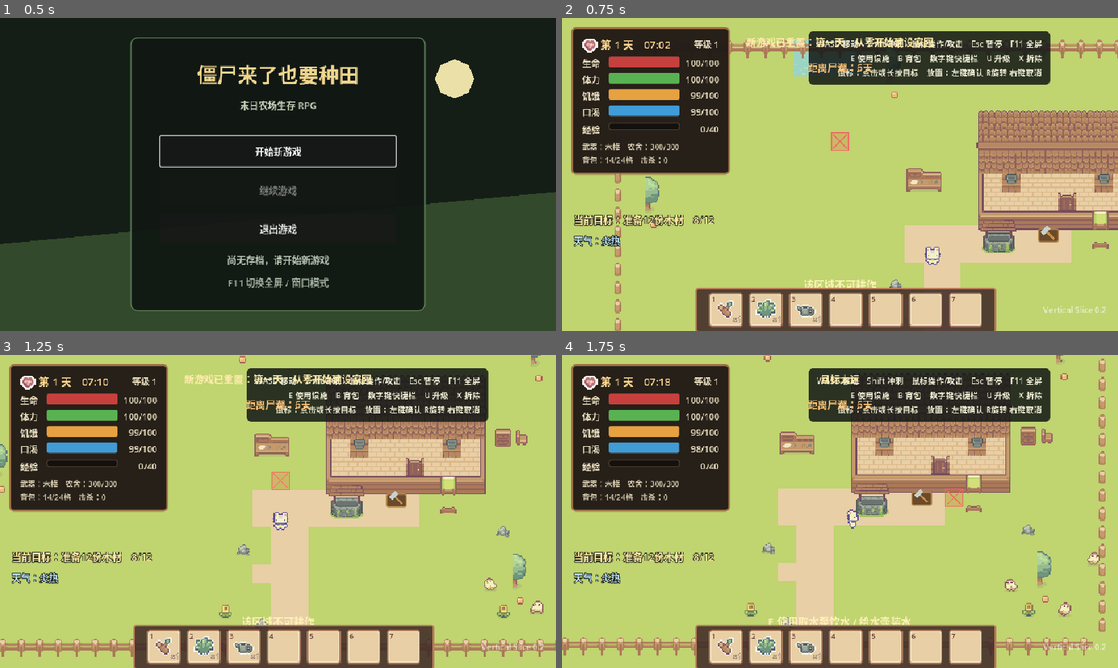
Above: before the commit, frames 1-4 (two rows, left to right).
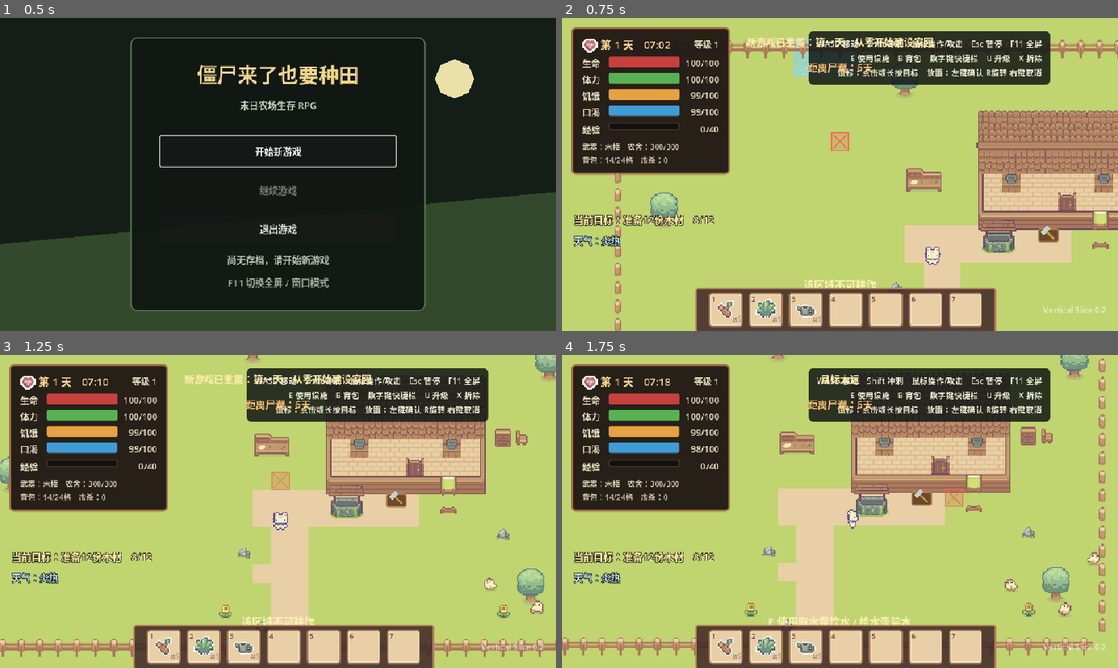
Above: after the commit, the same moments.

Repository: fanfanhappy/zombie-farm-survival
Game: Godot game, scene res://scenes/ui/main_menu.tscn
Same seed, same stepped clock (60 frames per second), same inputs: the game is played once before the commit and once after it.
Inputs (mouse positions are in pixels of both pictures, inside the frame that each line leads up to):
- Up to frame 1 (0.5 s): no input
- Up to frame 2 (0.75 s): click "开始新游戏" at 0.5 s
- Up to frame 3 (1.25 s): no input
- Up to frame 4 (1.75 s): move the mouse to (962, 495) at 1.27 s; hold D (move_right) from 1.28 s (still down); hold E (interact) from 1.28 s (still down); click (962, 495) at 1.42 s

Frame 1 is identical in both runs. In frame 2, 0.7% of the frame differs, in the area x 15-64%, y 21-87%; in frame 3, 1.3%, in the area x 0-100%, y 0-87%; in frame 4, 1.1%.

Commit message:
重构树木与石头序列帧采集过程

Diff:
--- /dev/null
+++ b/resources/animations/stone_harvest_sprite_frames.tres
@@ -0,0 +1,76 @@
+[gd_resource type="SpriteFrames" load_steps=7 format=3]
+
+[ext_resource type="Texture2D" path="res://assets/art/environment/resources/resource_stone_herb_tiles.png" id="1_texture"]
+
+[sub_resource type="AtlasTexture" id="frame_00"]
+atlas = ExtResource("1_texture")
+region = Rect2(96, 16, 32, 32)
+
+[sub_resource type="AtlasTexture" id="frame_01"]
+atlas = ExtResource("1_texture")
+region = Rect2(80, 16, 16, 16)
+
+[sub_resource type="AtlasTexture" id="frame_02"]
+atlas = ExtResource("1_texture")
+region = Rect2(64, 16, 16, 16)
+
+[sub_resource type="AtlasTexture" id="frame_03"]
+atlas = ExtResource("1_texture")
+region = Rect2(32, 16, 16, 16)
+
+[sub_resource type="AtlasTexture" id="frame_04"]
+atlas = ExtResource("1_texture")
+region = Rect2(0, 16, 16, 16)
+
+[resource]
+animations = [{
+"frames": [{
+"duration": 1.0,
+"texture": SubResource("frame_00")
+}],
+"loop": true,
+"name": &"idle",
+"speed": 3
+}, {
+"frames": [{
+"duration": 1.0,
+"texture": SubResource("frame_00")
+}, {
+"duration": 1.0,
+"texture": SubResource("frame_01")
+}, {
+"duration": 1.0,
+"texture": SubResource("frame_00")
+}],
+"loop": false,
+"name": &"hit",
+"speed": 10
+}, {
+"frames": [{
+"duration": 1.0,
+"texture": SubResource("frame_00")
+}, {
+"duration": 1.0,
+"texture": SubResource("frame_01")
+}, {
+"duration": 1.0,
+"texture": SubResource("frame_02")
+}, {
+"duration": 1.0,
+"texture": SubResource("frame_03")
+}, {
+"duration": 1.0,
+"texture": SubResource("frame_04")
+}],
+"loop": false,
+"name": &"break",
+"speed": 8
+}, {
+"frames": [{
+"duration": 1.0,
+"texture": SubResource("frame_04")
+}],
+"loop": true,
+"name": &"depleted",
+"speed": 3
+}]
--- /dev/null
+++ b/resources/animations/tree_harvest_sprite_frames.tres
@@ -0,0 +1,132 @@
+[gd_resource type="SpriteFrames" load_steps=15 format=3]
+
+[ext_resource type="Texture2D" path="res://assets/art/environment/resources/resource_tree_fall_animation.png" id="1_texture"]
+
+[sub_resource type="AtlasTexture" id="frame_00"]
+atlas = ExtResource("1_texture")
+region = Rect2(0, 0, 64, 48)
+
+[sub_resource type="AtlasTexture" id="frame_01"]
+atlas = ExtResource("1_texture")
+region = Rect2(64, 0, 64, 48)
+
+[sub_resource type="AtlasTexture" id="frame_02"]
+atlas = ExtResource("1_texture")
+region = Rect2(128, 0, 64, 48)
+
+[sub_resource type="AtlasTexture" id="frame_03"]
+atlas = ExtResource("1_texture")
+region = Rect2(192, 0, 64, 48)
+
+[sub_resource type="AtlasTexture" id="frame_04"]
+atlas = ExtResource("1_texture")
+region = Rect2(256, 0, 64, 48)
+
+[sub_resource type="AtlasTexture" id="frame_05"]
+atlas = ExtResource("1_texture")
+region = Rect2(320, 0, 64, 48)
+
+[sub_resource type="AtlasTexture" id="frame_06"]
+atlas = ExtResource("1_texture")
+region = Rect2(384, 0, 64, 48)
+
+[sub_resource type="AtlasTexture" id="frame_07"]
+atlas = ExtResource("1_texture")
+region = Rect2(448, 0, 64, 48)
+
+[sub_resource type="AtlasTexture" id="frame_08"]
+atlas = ExtResource("1_texture")
+region = Rect2(512, 0, 64, 48)
+
+[sub_resource type="AtlasTexture" id="frame_09"]
+atlas = ExtResource("1_texture")
+region = Rect2(576, 0, 64, 48)
+
+[sub_resource type="AtlasTexture" id="frame_10"]
+atlas = ExtResource("1_texture")
+region = Rect2(640, 0, 64, 48)
+
+[sub_resource type="AtlasTexture" id="frame_11"]
+atlas = ExtResource("1_texture")
+region = Rect2(704, 0, 64, 48)
+
+[sub_resource type="AtlasTexture" id="frame_12"]
+atlas = ExtResource("1_texture")
+region = Rect2(768, 0, 64, 48)
+
+[resource]
+animations = [{
+"frames": [{
+"duration": 1.0,
+"texture": SubResource("frame_00")
+}],
+"loop": true,
+"name": &"idle",
+"speed": 3
+}, {
+"frames": [{
+"duration": 1.0,
+"texture": SubResource("frame_00")
+}, {
+"duration": 1.0,
+"texture": SubResource("frame_01")
+}, {
+"duration": 1.0,
+"texture": SubResource("frame_00")
+}],
+"loop": false,
+"name": &"hit",
+"speed": 10
+}, {
+"frames": [{
+"duration": 1.0,
+"texture": SubResource("frame_00")
+}, {
+"duration": 1.0,
+"texture": SubResource("frame_01")
+}, {
+"duration": 1.0,
+"texture": SubResource("frame_02")
+}, {
+"duration": 1.0,
+"texture": SubResource("frame_03")
+}, {
+"duration": 1.0,
+"texture": SubResource("frame_04")
+}, {
+"duration": 1.0,
+"texture": SubResource("frame_05")
+}, {
+"duration": 1.0,
+"texture": SubResource("frame_06")
+}, {
+"duration": 1.0,
+"texture": SubResource("frame_07")
+}, {
+"duration": 1.0,
+"texture": SubResource("frame_08")
+}, {
+"duration": 1.0,
+"texture": SubResource("frame_09")
+}, {
+"duration": 1.0,
+"texture": SubResource("frame_10")
+}, {
+"duration": 1.0,
+"texture": SubResource("frame_11")
+}, {
+"duration": 1.0,
+"texture": SubResource("frame_12")
+}],
+"loop": false,
+"name": &"break",
+"speed": 8
+}, {
+"frames": [{
+"duration": 1.0,
+"texture": SubResource("frame_12")
+}],
+"loop": true,
+"name": &"depleted",
+"speed": 3
+}]
--- a/scenes/world/resources/stone_resource.tscn
+++ b/scenes/world/resources/stone_resource.tscn
@@ -1,7 +1,7 @@
 [gd_scene format=3 uid="uid://djas44utdqlpl"]
 
 [ext_resource type="Script" uid="uid://bx1n56070lhhe" path="res://scripts/world/resources/harvestable_resource.gd" id="1_script"]
-[ext_resource type="Texture2D" uid="uid://c2a3lvm3psx5c" path="res://assets/art/environment/resources/resource_stone_herb_tiles.png" id="2_texture"]
+[ext_resource type="SpriteFrames" path="res://resources/animations/stone_harvest_sprite_frames.tres" id="2_frames"]
 
 [sub_resource type="RectangleShape2D" id="RectangleShape2D_dxjmj"]
 size = Vector2(21, 17)
@@ -12,19 +12,12 @@
 script = ExtResource("1_script")
 resource_type = "stone"
 
-[node name="ResourceSprite" type="Sprite2D" parent="." unique_id=128431043]
+[node name="ResourceAnimation" type="AnimatedSprite2D" parent="." unique_id=128431043]
 texture_filter = 1
 position = Vector2(0, -8)
-texture = ExtResource("2_texture")
-region_enabled = true
-region_rect = Rect2(100, 27, 25, 20)
-
-[node name="DepletedSprite" type="Sprite2D" parent="." unique_id=2110272358]
-visible = false
-texture_filter = 1
-texture = ExtResource("2_texture")
-region_enabled = true
-region_rect = Rect2(100, 27, 25, 20)
+sprite_frames = ExtResource("2_frames")
+animation = &"idle"
+autoplay = "idle"
 
 [node name="CollisionShape2D" type="CollisionShape2D" parent="." unique_id=807483944]
 position = Vector2(0.5, -8.5)
--- a/scenes/world/resources/tree_resource.tscn
+++ b/scenes/world/resources/tree_resource.tscn
@@ -1,7 +1,7 @@
 [gd_scene load_steps=4 format=3]
 
 [ext_resource type="Script" path="res://scripts/world/resources/harvestable_resource.gd" id="1_script"]
-[ext_resource type="Texture2D" path="res://assets/art/environment/resources/resource_tree_stump_bush_tiles.png" id="2_texture"]
+[ext_resource type="SpriteFrames" path="res://resources/animations/tree_harvest_sprite_frames.tres" id="2_frames"]
 
 [sub_resource type="CircleShape2D" id="CircleShape2D_tree"]
 radius = 15.0
@@ -12,21 +12,13 @@
 script = ExtResource("1_script")
 resource_type = "wood"
 
-[node name="ResourceSprite" type="Sprite2D" parent="."]
+[node name="ResourceAnimation" type="AnimatedSprite2D" parent="."]
 texture_filter = 1
 position = Vector2(0, -19)
 scale = Vector2(2, 2)
-texture = ExtResource("2_texture")
-region_enabled = true
-region_rect = Rect2(32, 0, 16, 48)
-
-[node name="DepletedSprite" type="Sprite2D" parent="."]
-visible = false
-texture_filter = 1
-scale = Vector2(2, 2)
-texture = ExtResource("2_texture")
-region_enabled = true
-region_rect = Rect2(0, 80, 16, 16)
+sprite_frames = ExtResource("2_frames")
+animation = &"idle"
+autoplay = "idle"
 
 [node name="CollisionShape2D" type="CollisionShape2D" parent="."]
 position = Vector2(0, 10)
--- a/scripts/world/resources/harvestable_resource.gd
+++ b/scripts/world/resources/harvestable_resource.gd
@@ -5,10 +5,13 @@
 var display_name := "树木"
 var yield_amount := 3
 var depleted := false
+var breaking := false
 var work_required := 3.0
 var work_remaining := 3.0
-@onready var resource_sprite: Sprite2D = $ResourceSprite
-@onready var depleted_sprite: Sprite2D = $DepletedSprite
+@onready var resource_animation: AnimatedSprite2D = get_node_or_null("ResourceAnimation") as AnimatedSprite2D
+@onready var resource_sprite: Sprite2D = get_node_or_null("ResourceSprite") as Sprite2D
+@onready var depleted_sprite: Sprite2D = get_node_or_null("DepletedSprite") as Sprite2D
+@onready var collision_shape: CollisionShape2D = get_node_or_null("CollisionShape2D") as CollisionShape2D
 @onready var work_progress: ProgressBar = $WorkProgress
 
 
@@ -30,7 +33,7 @@
 
 
 func get_interaction_prompt() -> String:
-	if depleted: return ""
+	if depleted or breaking: return ""
 	var progress := int((1.0 - work_remaining / work_required) * 100.0)
 	return "左键/长按采集%s%s" % [display_name, "（%d%%）" % progress if progress > 0 else ""]
 
@@ -48,34 +51,65 @@
 
 
 func interact(game: Node) -> void:
-	if depleted: return
+	if depleted or breaking: return
 	if resource_type == "wood": game.player.play_tool_action("axe")
 	var tool_type: String = game.get_active_tool_type()
 	var correct_tool := (resource_type == "wood" and tool_type == "axe") or (resource_type == "stone" and tool_type == "pickaxe")
 	var work_amount := 2.0 if correct_tool else 1.0
 	work_remaining = maxf(work_remaining - work_amount, 0.0)
 	if work_remaining > 0.0:
+		_play_hit_animation()
 		game.show_message("采集中：%s %d%%%s" % [display_name, int((1.0 - work_remaining / work_required) * 100.0), "（工具效率提升）" if correct_tool else ""])
 	else:
-		depleted = true
-		game.add_resource(resource_type, yield_amount)
-		remove_from_group("mouse_action_targets")
-		get_tree().create_timer(20.0).timeout.connect(_respawn)
+		_finish_harvest(game)
+	_update_visual_state()
+
+
+func _play_hit_animation() -> void:
+	if not is_instance_valid(resource_animation) or not resource_animation.sprite_frames.has_animation(&"hit"):
+		return
+	resource_animation.play(&"hit")
+	await resource_animation.animation_finished
+	if not breaking and not depleted:
+		resource_animation.play(&"idle")
+
+
+func _finish_harvest(game: Node) -> void:
+	breaking = true
+	remove_from_group("mouse_action_targets")
+	work_progress.visible = false
+	if is_instance_valid(collision_shape):
+		collision_shape.set_deferred("disabled", true)
+	game.show_message("%s正在被破坏……" % display_name)
+	if is_instance_valid(resource_animation) and resource_animation.sprite_frames.has_animation(&"break"):
+		resource_animation.play(&"break")
+		await resource_animation.animation_finished
+	depleted = true
+	breaking = false
+	if is_instance_valid(resource_animation) and resource_animation.sprite_frames.has_animation(&"depleted"):
+		resource_animation.play(&"depleted")
+	game.add_resource(resource_type, yield_amount)
+	get_tree().create_timer(20.0).timeout.connect(_respawn)
 	_update_visual_state()
 
 
 func _respawn() -> void:
 	depleted = false
+	breaking = false
 	work_remaining = work_required
+	if is_instance_valid(collision_shape):
+		collision_shape.set_deferred("disabled", false)
 	add_to_group("mouse_action_targets")
+	if is_instance_valid(resource_animation):
+		resource_animation.play(&"idle")
 	_update_visual_state()
 
 
 func _update_visual_state() -> void:
-	if not is_instance_valid(resource_sprite):
-		return
-	resource_sprite.visible = not depleted
-	depleted_sprite.visible = depleted
+	if is_instance_valid(resource_sprite):
+		resource_sprite.visible = not depleted
+	if is_instance_valid(depleted_sprite):
+		depleted_sprite.visible = depleted
 	work_progress.max_value = work_required
 	work_progress.value = work_remaining
-	work_progress.visible = not depleted and work_remaining < work_required
+	work_progress.visible = not depleted and not breaking and work_remaining < work_required
--- a/tests/architecture_phase2_test.gd
+++ b/tests/architecture_phase2_test.gd
@@ -1,4 +1,11 @@
 extends SceneTree
+
+class HarvestGameMock:
+	extends Node
+	var received: Dictionary = {}
+	func show_message(_message: String) -> void: pass
+	func add_resource(resource_type: String, amount: int, _show_message := true) -> void:
+		received[resource_type] = int(received.get(resource_type, 0)) + amount
 
 
 func _init() -> void:
@@ -10,6 +17,8 @@
 		&"water_down", &"water_left", &"water_right", &"water_up",
 	])
 	_validate_sprite_frames("res://resources/animations/chicken_sprite_frames.tres", [&"chicken_a", &"chicken_b"])
+	_validate_sprite_frames("res://resources/animations/tree_harvest_sprite_frames.tres", [&"idle", &"hit", &"break", &"depleted"])
+	_validate_sprite_frames("res://resources/animations/stone_harvest_sprite_frames.tres", [&"idle", &"hit", &"break", &"depleted"])
 	var scene := load("res://scenes/game/game_world.tscn") as PackedScene
 	var game := scene.instantiate()
 	root.add_child(game)
@@ -42,16 +51,32 @@
 	assert(game.get_node("UI/Menus/PauseOverlay") is ColorRect)
 	assert(get_nodes_in_group("farm_plots").size() == 72)
 	assert(get_nodes_in_group("chickens").size() == 3)
-	assert(get_nodes_in_group("mouse_action_targets").size() >= 9)
-	assert(get_nodes_in_group("harvestable_resources").size() == 9)
 	var resource_layers := game.get_node("GameWorld/DynamicYSortGroup/ResourceNodes/WorldResourceLayer")
 	assert(resource_layers.get_node("StaticDecorations") is TileMapLayer)
-	assert(resource_layers.get_node("HarvestableResources") is TileMapLayer)
+	var harvestable_layer := resource_layers.get_node("HarvestableResources") as TileMapLayer
+	assert(harvestable_layer != null)
+	assert(get_nodes_in_group("harvestable_resources").size() == harvestable_layer.get_used_cells().size())
+	assert(not get_nodes_in_group("harvestable_resources").is_empty())
+	for harvestable in get_nodes_in_group("harvestable_resources"):
+		assert(harvestable.has_method("interact"))
+		if harvestable.resource_type in ["wood", "stone"]:
+			assert(harvestable.get_node("ResourceAnimation") is AnimatedSprite2D)
 	var static_tree := (load("res://scenes/world/decorations/static_tree_decoration.tscn") as PackedScene).instantiate()
 	root.add_child(static_tree)
 	await process_frame
 	assert(static_tree.is_in_group("static_decorations"))
 	assert(not static_tree.has_method("interact"))
+	var harvest_mock := HarvestGameMock.new()
+	root.add_child(harvest_mock)
+	var animated_tree := (load("res://scenes/world/resources/tree_resource.tscn") as PackedScene).instantiate() as HarvestableResource
+	root.add_child(animated_tree)
+	await process_frame
+	animated_tree.resource_animation.speed_scale = 100.0
+	animated_tree._finish_harvest(harvest_mock)
+	await create_timer(0.1).timeout
+	assert(animated_tree.depleted)
+	assert(harvest_mock.received.get("wood", 0) == animated_tree.yield_amount)
+	assert(animated_tree.resource_animation.animation == &"depleted")
 	for plot in get_nodes_in_group("farm_plots"):
 		assert(plot.get_parent().name == "FarmPlots")
 	for chicken in get_nodes_in_group("chickens"):
Binary file added: assets/art/environment/resources/resource_tree_fall_animation.png
Not shown, added: assets/art/environment/resources/resource_tree_fall_animation.png.import
